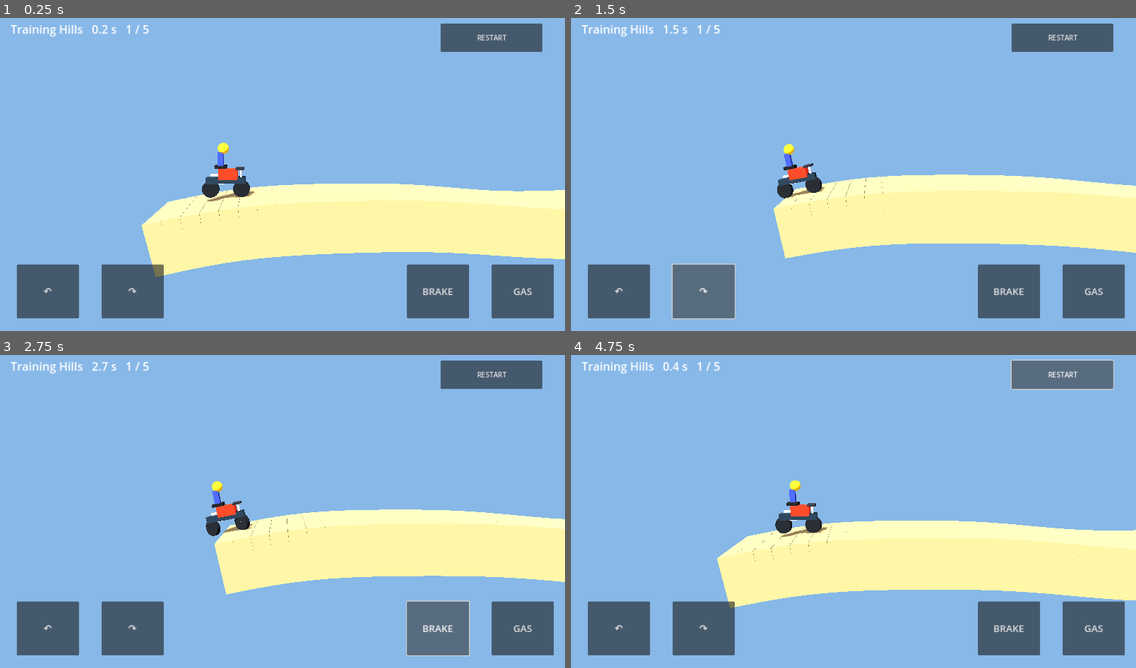
Above: before the commit, frames 1-4 (two rows, left to right).
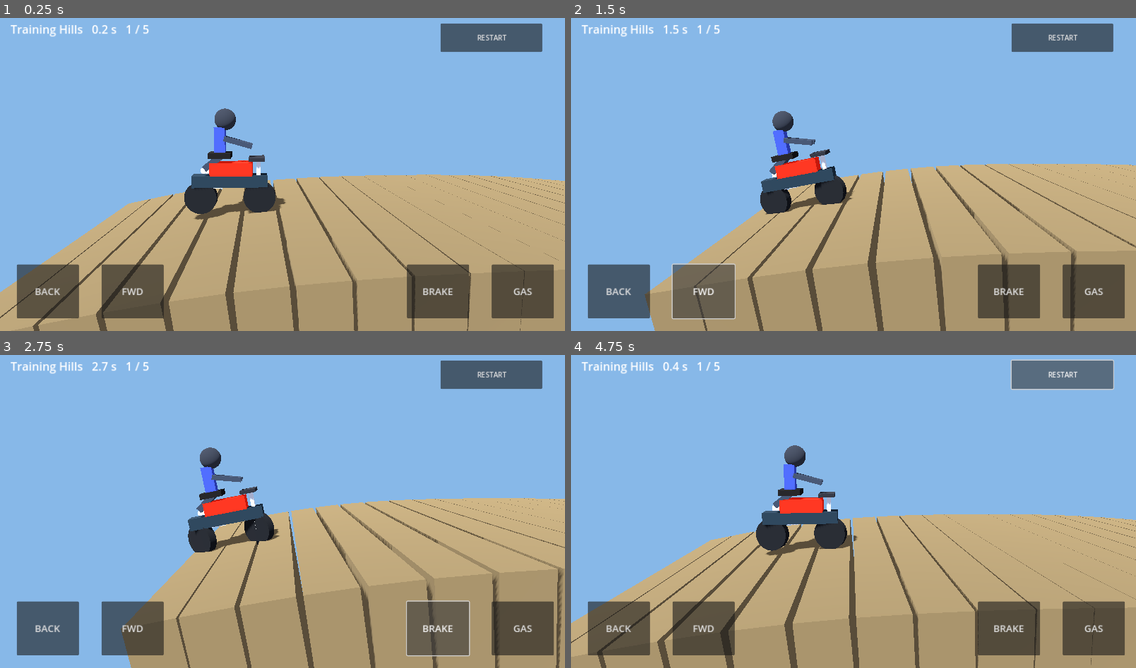
Above: after the commit, the same moments.

Repository: emeshkovpief-gif/gravity-trials
Game: Godot game, scene res://Main.tscn
The game is run twice, just before and just after one commit, with the same random seed, the same clock (stepped at 60 frames per second) and the same inputs.
Inputs (mouse positions are in pixels of both pictures, inside the frame that each line leads up to):
- Up to frame 1 (0.25 s): no input
- Up to frame 2 (1.5 s): click (621, 290) at 0.5 s, where only the run after the commit has a clickable "BACK"; click (700, 290) at 1.25 s, where only the run after the commit has a clickable "FWD"
- Up to frame 3 (2.75 s): click "BRAKE" at 2 s
- Up to frame 4 (4.75 s): click "GAS" at 2.75 s; click "RESTART" at 3.5 s; click "RESTART" at 4.25 s

The runs differ from the first frame. In frame 1, 44% of the frame differs, in the area x 0-100%, y 28-100%; in frame 2, 40%; in frame 3, 38%; in frame 4, 44%.

Commit message:
Improve mobile camera, terrain mass, readable controls and rider silhouette

Diff:
--- a/scripts/main.gd
+++ b/scripts/main.gd
@@ -55,9 +55,9 @@
 	sun.shadow_enabled = true
 	add_child(sun)
 	cam = Camera3D.new()
-	cam.position = Vector3(4, 5, 22)
+	cam.position = Vector3(4, 4, 13)
 	cam.rotation_degrees = Vector3(-5, 0, 0)
-	cam.fov = 47
+	cam.fov = 43
 	cam.current = true
 	add_child(cam)
 	var ui = CanvasLayer.new()
@@ -69,7 +69,7 @@
 	label.position = Vector2(24, 16)
 	label.add_theme_font_size_override("font_size", 26)
 	root.add_child(label)
-	var controls = [["back", "↶", 0.03], ["forward", "↷", 0.18], ["brake", "BRAKE", 0.72], ["gas", "GAS", 0.87]]
+	var controls = [["back", "BACK", 0.03], ["forward", "FWD", 0.18], ["brake", "BRAKE", 0.72], ["gas", "GAS", 0.87]]
 	for item in controls:
 		var b = Button.new()
 		b.text = item[1]
@@ -122,19 +122,19 @@
 		bike.queue_free()
 	terrain = Node3D.new()
 	add_child(terrain)
-	var sand = [Color(0.66, 0.57, 0.36), Color(0.48, 0.46, 0.4), Color(0.29, 0.47, 0.28), Color(0.78, 0.58, 0.32), Color(0.5, 0.5, 0.54)][level]
+	var sand = [Color(0.39, 0.34, 0.23), Color(0.41, 0.38, 0.33), Color(0.23, 0.37, 0.20), Color(0.62, 0.42, 0.24), Color(0.36, 0.38, 0.39)][level]
 	for i in range(250):
 		var a = float(i)
 		var b = a + 1.0
 		var mid = (a + b) * 0.5
 		var slope = atan2(ground_at(b) - ground_at(a), 1.0)
-		var part = box(terrain, Vector3(1.03, 3.0, 6.0), Vector3(mid, (ground_at(a) + ground_at(b)) * 0.5 - 1.5, 0), sand)
+		var part = box(terrain, Vector3(1.03, 12.0, 12.0), Vector3(mid, (ground_at(a) + ground_at(b)) * 0.5 - 6.0, 0), sand)
 		part.rotation.z = slope
 	box(terrain, Vector3(0.3, 7, 5), Vector3(230, ground_at(230) + 3.5, 0), Color(0.1, 0.9, 0.5))
 	bike = Node3D.new()
 	add_child(bike)
 	box(bike, Vector3(2.4, 0.38, 0.6), Vector3(0, 0.55, 0), Color(0.1, 0.16, 0.2))
-	box(bike, Vector3(1.15, 0.65, 0.8), Vector3(0.15, 0.93, 0), Color(0.93, 0.17, 0.08))
+	box(bike, Vector3(1.35, 0.43, 0.65), Vector3(0.05, 0.94, 0), Color(0.86, 0.12, 0.06))
 	box(bike, Vector3(0.7, 0.18, 0.8), Vector3(-0.3, 1.38, 0), Color(0.08, 0.08, 0.08))
 	for offset in [-0.95, 0.95]:
 		var wheel = MeshInstance3D.new()
@@ -157,8 +157,12 @@
 	sphere.height = 0.68
 	head.mesh = sphere
 	head.position = Vector3(-0.12, 2.52, 0)
-	head.material_override = material(Color(0.96, 0.74, 0.12))
+	head.material_override = material(Color(0.15, 0.17, 0.2))
 	rider.add_child(head)
+	# Simple articulated silhouette: arms reaching handlebars and bent legs.
+	for side in [-0.22, 0.22]:
+		box(rider, Vector3(0.92, 0.15, 0.14), Vector3(0.28, 1.79, side), Color(0.16, 0.2, 0.25)).rotation.z = -0.28
+		box(rider, Vector3(0.72, 0.2, 0.18), Vector3(-0.5, 1.18, side), Color(0.16, 0.2, 0.25)).rotation.z = 0.65
 	# Fork, swingarm, handlebars and exhaust
 	box(bike, Vector3(0.12, 1.3, 0.22), Vector3(0.92, 0.55, 0), Color(0.72, 0.76, 0.8))
 	box(bike, Vector3(0.9, 0.13, 0.22), Vector3(-0.53, 0.38, 0), Color(0.65, 0.68, 0.72))
@@ -230,8 +234,8 @@
 		wheel.rotation.y += speed * delta / wheel_radius
 		suspension[i] = lerpf(suspension[i], clampf((rear_penetration if i == 0 else front_penetration), 0.0, 0.2), minf(1.0, delta * 12.0))
 		wheel.position.y = -suspension[i] * 0.45
-	cam.position = cam.position.lerp(Vector3(x + 3.5, height + 4.0, 23), minf(1.0, delta * 3.0))
-	cam.look_at(Vector3(x + 3.5, height + 1.0, 0))
+	cam.position = cam.position.lerp(Vector3(x + 1.7, height + 2.4, 13), minf(1.0, delta * 3.0))
+	cam.look_at(Vector3(x + 1.7, height + 0.8, 0))
 	if x >= 230:
 		load_level(level + 1)
 	elif not finished:
